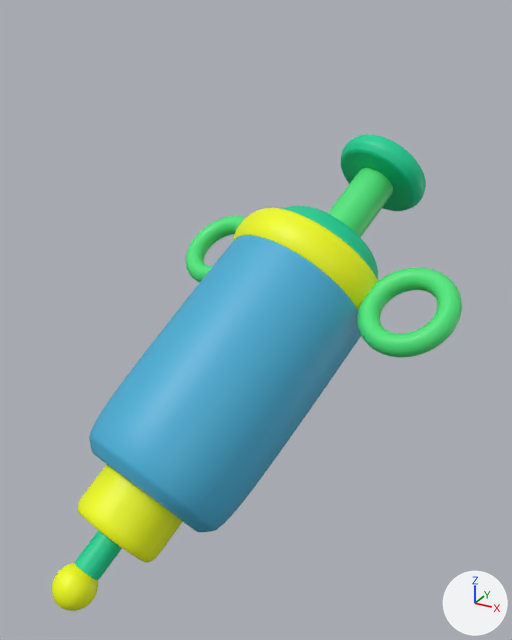
One commit to the Blender file Assets/Heal item/주사기.blend: the scene before it, then after it.
The view is the same before and after, from a camera (50 mm lens) standing at (2.33, -3.92, 4.38) and looking at (0.05, 0.22, 2.3). Arrows for +X, +Y and +Z are at lower right; the lights stay in place.
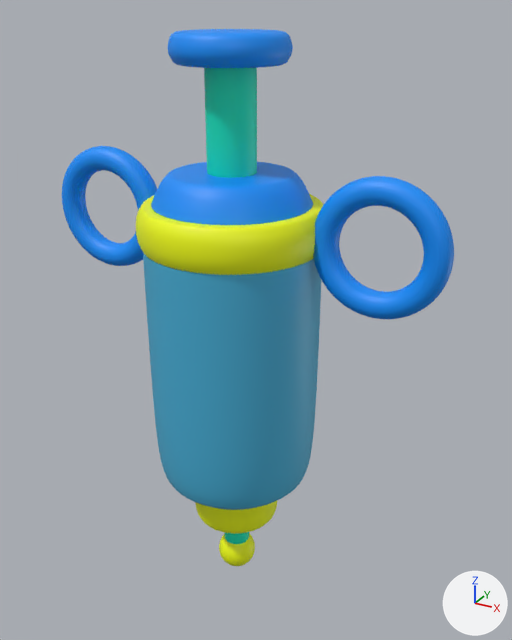
Pixel boxes [x1, y1, x2, y2] of what changed, in the pictures (512 x 640 px):
'Cylinder.005', recoloured, reshaped, moved, turned
    before: [89, 235, 361, 532]
    after: [62, 146, 454, 510]
'Cylinder.007', moved, turned
    before: [232, 208, 378, 309]
    after: [136, 194, 323, 275]
'Cylinder.004', recoloured, moved, turned
    before: [282, 206, 378, 279]
    after: [151, 162, 313, 225]
'Cylinder.002', recoloured, moved, turned
    before: [341, 134, 426, 211]
    after: [168, 29, 293, 68]
'Cylinder.003', recoloured, moved, turned
    before: [328, 168, 393, 237]
    after: [204, 68, 257, 178]
'Cylinder.006', moved, turned
    before: [77, 465, 183, 563]
    after: [195, 501, 277, 534]
'Torus.001', deleted (green)
    before: [186, 216, 462, 357]
'Cylinder.008', moved, turned
    before: [52, 563, 98, 611]
    after: [219, 533, 255, 566]
'Cylinder.001', recoloured, moved, turned
    before: [75, 530, 122, 580]
    after: [224, 532, 249, 544]
part 1 of me_cylinder_005, added (blue)
    after: [313, 176, 454, 319]
part 2 of me_cylinder_005, added (blue)
    after: [62, 146, 157, 266]

The change, as a list of edits to the scene's bpy script:
```text
Change mat_material:
    mat_material.base_color: (0.0732, 0.8, 0.201) -> (0.000434, 0.8, 0.525)  # green #4ce77c -> cyan #01e7c0
Change mat_material_004:
    mat_material_004.base_color: (0.0, 0.642, 0.303) -> (0.0, 0.281, 1.0)  # green #00d296 -> blue #0090ff
Change me_cylinder_001:
    where me_cylinder_001.from_pydata(...)  # 32 vertices, 18 faces; spans x -0.103..0.103, y -0.103..0.103, z -1.674..-1.378
    remove me_cylinder_001.materials.append(mat_material_004)  # green #00d295
    add me_cylinder_001.materials.append(mat_material)  # cyan #01e7c0
Change me_cylinder_005:
    where me_cylinder_005.from_pydata(...)  # 64 vertices, 50 faces; spans x -0.61..0.61, y -0.61..0.61, z -1.05..0.81
    used by ob_cylinder_005; location = (0.0, 0.0, 1.967); rotation_euler = (-0.94, 0.0, -0.295), in degrees (-54, 0, -17)
    me_cylinder_005 part 1: a new loose piece, a torus around y (ring radius 0.36, tube radius 0.09) spanning x 0.58..1.47, y -0.09..0.09, z 0.47..1.36, in mat_material_004 (blue #0090ff)
    me_cylinder_005 part 2: a new loose piece, a torus around y (ring radius 0.36, tube radius 0.09) spanning x -1.47..-0.58, y -0.09..0.09, z 0.47..1.36, in mat_material_004 (blue #0090ff)
    add me_cylinder_005.materials.append(mat_material_004)  # blue #0090ff
Remove ob_torus_001:
    ob_torus_001 = bpy.data.objects.new('Torus.001', me_torus_001)
    ob_torus_001.parent = ob_cylinder_005
    ob_torus_001.matrix_parent_inverse = Matrix(((1.0, 0.0, 0.0, 0.0), (0.0, 1.0, 0.0, 0.0), (0.0, 0.0, 1.0, -3.72), (0.0, 0.0, 0.0, 1.0)))
    ob_torus_001.location = (0.931, 0.0, 4.637)
    ob_torus_001.rotation_euler = (1.571, 0.0, 0.0)  # degrees (90, 0, 0)
    ob_torus_001.scale = (1.14, 1.14, 1.14)
    _m = ob_torus_001.modifiers.new('Subdivision', 'SUBSURF')
    _m.levels = 2
Change ob_cylinder_005:
    ob_cylinder_005.rotation_euler: (-0.94, 0.0, -0.295) -> (0.0, 0.0, 0.0)  # degrees (-54, 0, -17) -> degrees (0, 0, 0)
    ob_cylinder_005.location: (0.0, 0.0, 1.967) -> (0.0, 0.0, 2.139)
```
